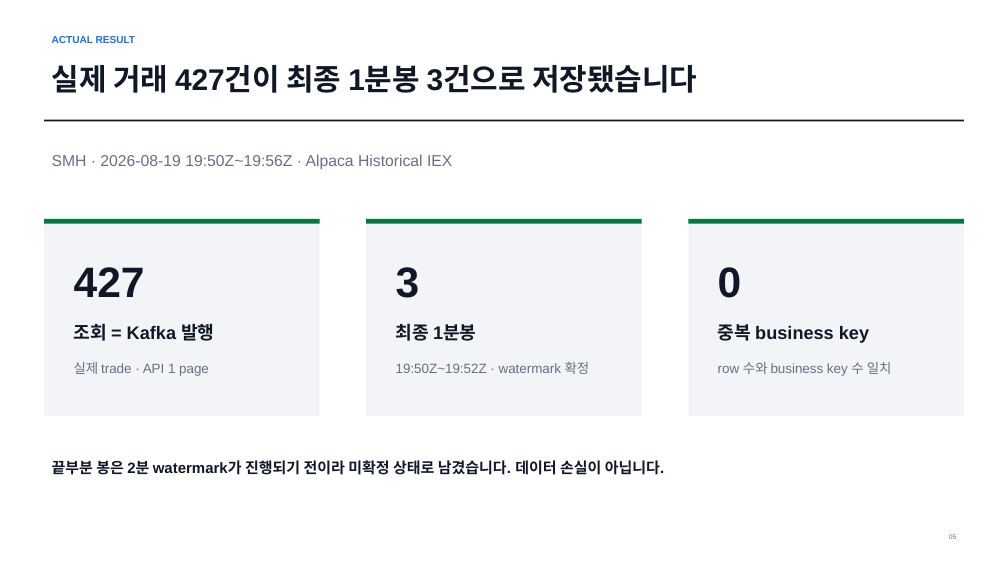
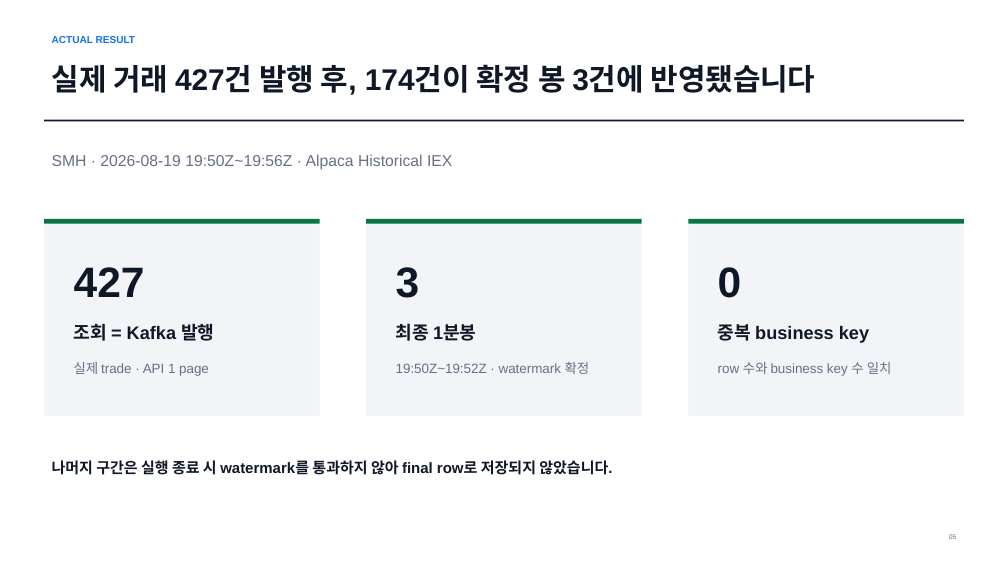
Before and after one commit to hjh6709/us-market-intelligence-pipeline, a slide deck: slide 5 of docs/presentation/us-market-pipeline-assignment.pptx. Drawn at 1008x567 pixels with LibreOffice and Linux fonts; fonts in the diff are those of the drawing. Boxes give left, top, right and bottom in pixels: in the first picture for what was removed or moved away, otherwise in the second. Text is boxed around its words. In the diff, an @@ line names an element or a change of style, - is before the commit and + after.

```diff
--- a/docs/presentation/us-market-pipeline-assignment.pptx
+++ b/docs/presentation/us-market-pipeline-assignment.pptx
@@ text at box(52, 64, 816, 95): text changed @@
-실제 거래 427건이 최종 1분봉 3건으로 저장됐습니다
+실제 거래 427건 발행 후, 174건이 확정 봉 3건에 반영됐습니다
@@ text at box(52, 460, 612, 475): text changed @@
-끝부분 봉은 2분 watermark가 진행되기 전이라 미확정 상태로 남겼습니다. 데이터 손실이 아닙니다.
+나머지 구간은 실행 종료 시 watermark를 통과하지 않아 final row로 저장되지 않았습니다.
```
Also in this commit, not shown: 20 other files.
